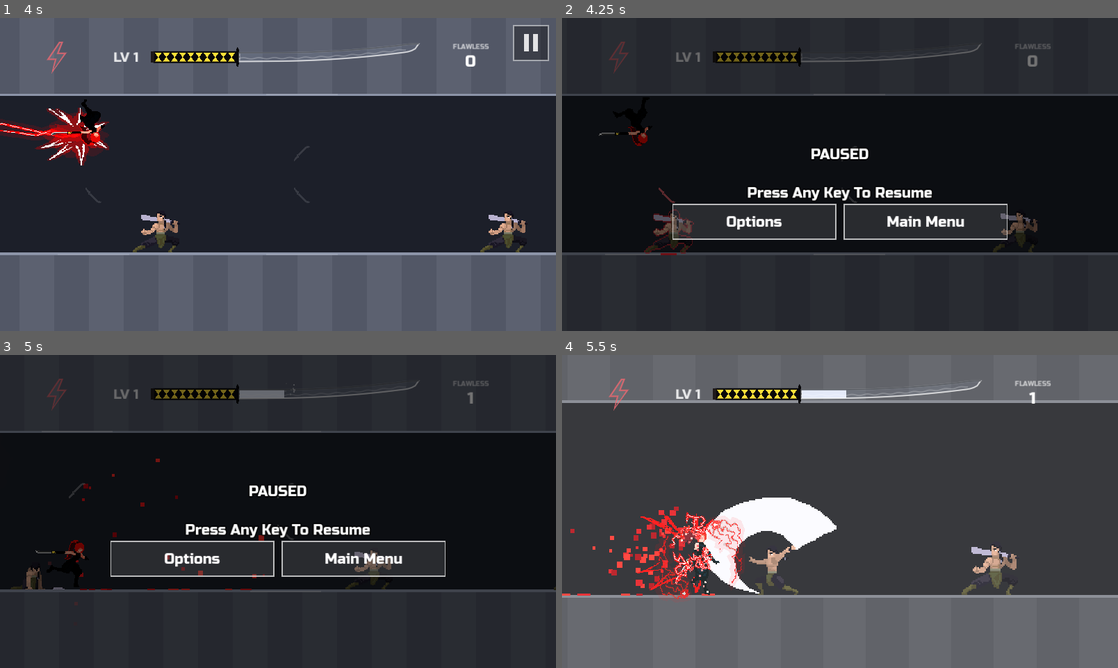
Above: before the commit, frames 1-4 (two rows, left to right).
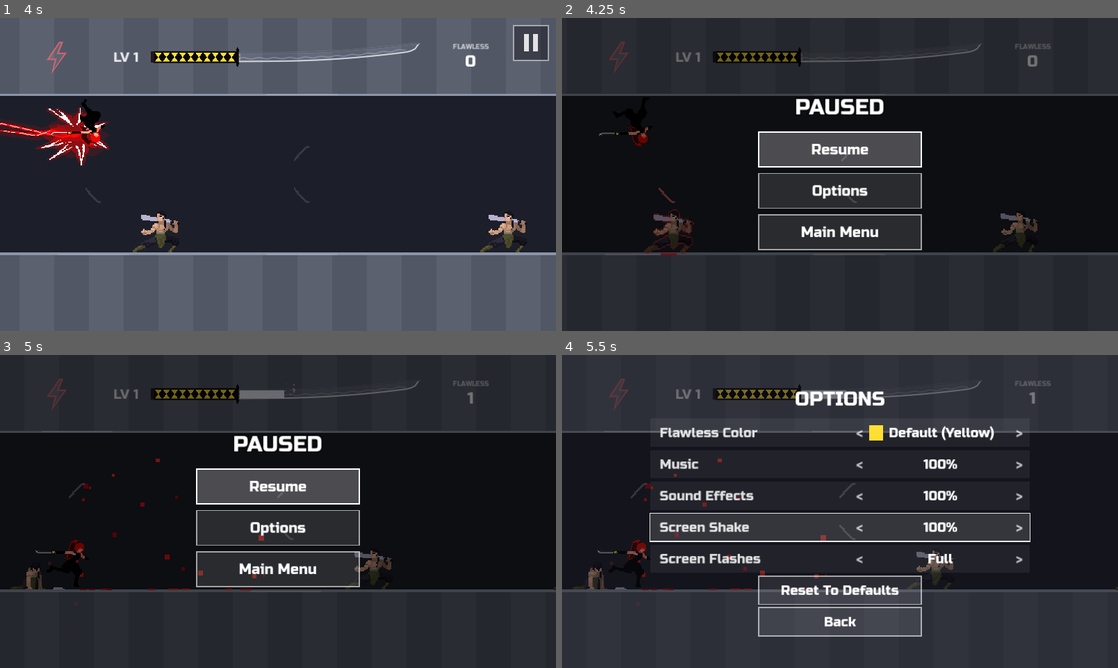
Above: after the commit, the same moments.

Repository: fredsbreads/game-off
Game: Godot game, scene res://scenes/main.tscn
The game is run twice, just before and just after one commit, with the same random seed, the same clock (stepped at 60 frames per second) and the same inputs. Sound files missing from this copy of the repository are replaced by a short silence.
Inputs (mouse positions are in pixels of both pictures, inside the frame that each line leads up to):
- Up to frame 1 (4 s): tap Enter at 0.5, 0.6, 3.05 s; move the mouse to (400, 158) at 0.52 s; hold Right 0.53-1.28 s; click (400, 158) at 0.67 s; tap Space at 0.77, 1.07, 1.52, 1.82, 2.3, 2.85, 3.02, 3.32, 3.77 s; tap Keypad Enter at 0.8, 1.35, 3.8 s; move the mouse to (166, 190) at 1.27 s; hold Down 1.28-2.03 s; click (166, 190) at 1.42 s; tap L at 1.55, 2.1 s; move the mouse to (333, 105) at 2.02 s; hold Right 2.03-2.78 s; click (333, 105) at 2.17 s; move the mouse to (250, 237) at 2.77 s; hold K (tp_forward) 2.78-3.53 s; click (250, 237) at 2.92 s; move the mouse to (444, 221) at 3.52 s; hold Left from 3.53 s (still down); hold J (tp_vertical) from 3.53 s (still down); click (444, 221) at 3.67 s
- Up to frame 2 (4.25 s): keep holding Left; keep holding J (tp_vertical); tap Space at 4.07 s; tap P (pause) at 4.15 s
- Up to frame 3 (5 s): keep holding Left; tap Enter at 4.25, 4.35 s; move the mouse to (111, 464) at 4.27 s; release J (tp_vertical) at 4.28 s; click (111, 464) at 4.42 s; tap Space at 4.52, 4.82 s; tap L at 4.55 s; tap Escape at 4.9 s
- Up to frame 4 (5.5 s): tap Enter at 5 s; move the mouse to (867, 511) at 5.02 s; release Left at 5.03 s; hold Down from 5.03 s (still down); tap Keypad Enter at 5.1 s; click (867, 511) at 5.17 s; tap Space at 5.3 s

Frame 1 is identical in both runs. In frame 2, 13% of the frame differs, in the area x 19-81%, y 25-75%; in frame 3, 13%; in frame 4, 68%, in the area x 0-100%, y 0-100%.

Commit message:
Pause screen: a column of Resume / Options / Main Menu; Up/Down pick, Left/Right press, opens on Resume

Diff:
--- a/scripts/hud.gd
+++ b/scripts/hud.gd
@@ -57,6 +57,12 @@
 var _menu_button: Control
 # The pause screen's "Main Menu" button (leaves the run for the title screen).
 var _pause_menu_button: Control
+# ...and "Resume". The pause screen's buttons stand in a column under
+# "PAUSED"; on a keyboard Up/Down pick one (Resume, each time it opens) and
+# Left/Right (or Enter/Space) press it.
+var _resume_button: Control
+var _pause_title: Label
+var _pause_sel := 0
 ## The title screen (main.gd passes it presses while it's open).
 var menu: MainMenu
 ## The power-up's auto-chain on screen (scripts/auto_overlay.gd).
@@ -115,7 +121,7 @@
 	_flip_button.mouse_filter = Control.MOUSE_FILTER_IGNORE
 	_flip_button.size = FLIP_BUTTON_SIZE
 	_flip_button.visible = false
-	_flip_button.draw.connect(_draw_flip_button)
+	_flip_button.draw.connect(_draw_pause_btn.bind(_flip_button, "Flip Screen"))
 
 	_message = _label(26, Vector2.ZERO)
 	_message.set_anchors_and_offsets_preset(Control.PRESET_FULL_RECT)
@@ -127,13 +133,23 @@
 	_options_button.mouse_filter = Control.MOUSE_FILTER_IGNORE
 	_options_button.size = FLIP_BUTTON_SIZE
 	_options_button.visible = false
-	_options_button.draw.connect(_draw_options_button)
+	_options_button.draw.connect(_draw_pause_btn.bind(_options_button, "Options"))
 	add_child(_options_button)
+	_resume_button = Control.new()
+	_resume_button.mouse_filter = Control.MOUSE_FILTER_IGNORE
+	_resume_button.size = FLIP_BUTTON_SIZE
+	_resume_button.visible = false
+	_resume_button.draw.connect(_draw_pause_btn.bind(_resume_button, "Resume"))
+	add_child(_resume_button)
+	_pause_title = _label(40, Vector2.ZERO)
+	_pause_title.text = "PAUSED"
+	_pause_title.horizontal_alignment = HORIZONTAL_ALIGNMENT_CENTER
+	_pause_title.visible = false
 	_pause_menu_button = Control.new()
 	_pause_menu_button.mouse_filter = Control.MOUSE_FILTER_IGNORE
 	_pause_menu_button.size = FLIP_BUTTON_SIZE
 	_pause_menu_button.visible = false
-	_pause_menu_button.draw.connect(_draw_pause_menu_button)
+	_pause_menu_button.draw.connect(_draw_pause_btn.bind(_pause_menu_button, "Main Menu"))
 	add_child(_pause_menu_button)
 	_menu_button = Control.new()
 	_menu_button.mouse_filter = Control.MOUSE_FILTER_IGNORE
@@ -190,18 +206,16 @@
 	_chain_bar_bg.position = Vector2(right - 200, 54)
 	_chain_bar.position = _chain_bar_bg.position
 	_pause_button.position = Vector2(right - PAUSE_BUTTON_SIZE - PAUSE_BUTTON_MARGIN, PAUSE_BUTTON_MARGIN)
-	# The pause screen's buttons, side by side under the message (so they fit
-	# on an upright phone too).
-	var shown: Array[Control] = []
-	for b in [_flip_button, _options_button, _pause_menu_button]:
-		if b.visible and _on_pause_screen:
-			shown.append(b)
-	var gap := 16.0
-	var row := shown.size() * FLIP_BUTTON_SIZE.x + maxf(shown.size() - 1, 0) * gap
-	var x := (view.x - row) / 2.0
+	# The pause screen's buttons: a column under "PAUSED".
+	var shown := pause_buttons()
+	var gap := 12.0
+	var col := shown.size() * FLIP_BUTTON_SIZE.y + maxf(shown.size() - 1, 0) * gap
+	var y := (view.y - col) / 2.0 + 30.0
+	_pause_title.position = Vector2(0, y - 70.0)
+	_pause_title.size.x = view.x
 	for b in shown:
-		b.position = Vector2(x, view.y * 0.5 + 55.0)
-		x += FLIP_BUTTON_SIZE.x + gap
+		b.position = Vector2((view.x - FLIP_BUTTON_SIZE.x) / 2.0, y)
+		y += FLIP_BUTTON_SIZE.y + gap
 	_menu_button.position = Vector2((view.x - FLIP_BUTTON_SIZE.x) / 2.0, view.y - FLIP_BUTTON_SIZE.y - 24.0)
 
 
@@ -228,6 +242,8 @@
 		_flip_button.visible = false
 		_options_button.visible = false
 		_pause_menu_button.visible = false
+		_resume_button.visible = false
+		_pause_title.visible = false
 	options.open()
 
 
@@ -361,16 +377,79 @@
 	_pause_can_flip = can_flip
 	_options_button.visible = paused
 	_pause_menu_button.visible = paused
+	_resume_button.visible = paused
+	_pause_title.visible = paused
 	if paused:
 		if not _on_pause_screen:   # (not again on coming back from Options)
 			_message_before_pause = _message.text
 			_message_visible_before_pause = _message.visible
-		_message.text = "PAUSED\n\n" + ("Tap To Resume" if is_touch() else "Press Any Key To Resume")
-		_message.visible = true
+			_pause_sel = 0   # Resume
+		_message.visible = false
 	else:
 		_message.text = _message_before_pause
 		_message.visible = _message_visible_before_pause
 	_on_pause_screen = paused
+	_redraw_pause_buttons()
+
+
+## The pause screen's buttons, top to bottom (those showing).
+func pause_buttons() -> Array[Control]:
+	var out: Array[Control] = []
+	for b in [_resume_button, _options_button, _flip_button, _pause_menu_button]:
+		if b.visible and _on_pause_screen:
+			out.append(b)
+	return out
+
+
+## Up/Down on the pause screen.
+func pause_move(dir: int) -> void:
+	var n := pause_buttons().size()
+	if n > 0:
+		_pause_sel = posmod(_pause_sel + dir, n)
+	_redraw_pause_buttons()
+
+
+## What the picked pause button does: "resume", "options", "flip" or "menu".
+func pause_selected() -> String:
+	var b := pause_buttons()
+	if b.is_empty():
+		return "resume"
+	return _pause_id(b[clampi(_pause_sel, 0, b.size() - 1)])
+
+
+## The pause button at a tap, or "".
+func pause_button_at(pos: Vector2) -> String:
+	if options.visible:
+		return ""
+	for b in pause_buttons():
+		if b.get_rect().grow(10.0).has_point(pos):
+			return _pause_id(b)
+	return ""
+
+
+func _pause_id(b: Control) -> String:
+	if b == _options_button: return "options"
+	if b == _flip_button: return "flip"
+	if b == _pause_menu_button: return "menu"
+	return "resume"
+
+
+func _redraw_pause_buttons() -> void:
+	for b in [_resume_button, _options_button, _flip_button, _pause_menu_button]:
+		b.queue_redraw()
+
+
+func _draw_pause_btn(b: Control, text: String) -> void:
+	var s := FLIP_BUTTON_SIZE
+	var list := pause_buttons()
+	# The keyboard's pick is lit (not on touch screens: there you just tap).
+	var picked := not is_touch() and list.find(b) == clampi(_pause_sel, 0, list.size() - 1)
+	b.draw_rect(Rect2(Vector2.ZERO, s), Color(1, 1, 1, 0.26 if picked else 0.12))
+	b.draw_rect(Rect2(Vector2.ZERO, s), Color(1, 1, 1, 1.0 if picked else 0.6), false, 3.0 if picked else 2.0)
+	var font := ThemeDB.fallback_font
+	var size := 26
+	var w := font.get_string_size(text, HORIZONTAL_ALIGNMENT_LEFT, -1, size).x
+	b.draw_string(font, Vector2((s.x - w) / 2.0, s.y / 2.0 + size * 0.35), text, HORIZONTAL_ALIGNMENT_LEFT, -1, size, Color.WHITE)
 
 
 func options_button_contains(pos: Vector2) -> bool:
@@ -381,41 +460,8 @@
 	return _pause_menu_button.visible and not options.visible and _pause_menu_button.get_rect().grow(10.0).has_point(pos)
 
 
-func _draw_pause_menu_button() -> void:
-	var s := FLIP_BUTTON_SIZE
-	_pause_menu_button.draw_rect(Rect2(Vector2.ZERO, s), Color(1, 1, 1, 0.12))
-	_pause_menu_button.draw_rect(Rect2(Vector2.ZERO, s), Color(1, 1, 1, 0.7), false, 2.0)
-	var font := ThemeDB.fallback_font
-	var text := "Main Menu"
-	var size := 26
-	var w := font.get_string_size(text, HORIZONTAL_ALIGNMENT_LEFT, -1, size).x
-	_pause_menu_button.draw_string(font, Vector2((s.x - w) / 2.0, s.y / 2.0 + size * 0.35), text, HORIZONTAL_ALIGNMENT_LEFT, -1, size, Color.WHITE)
-
-
-func _draw_options_button() -> void:
-	var s := FLIP_BUTTON_SIZE
-	_options_button.draw_rect(Rect2(Vector2.ZERO, s), Color(1, 1, 1, 0.12))
-	_options_button.draw_rect(Rect2(Vector2.ZERO, s), Color(1, 1, 1, 0.7), false, 2.0)
-	var font := ThemeDB.fallback_font
-	var text := "Options"
-	var size := 26
-	var w := font.get_string_size(text, HORIZONTAL_ALIGNMENT_LEFT, -1, size).x
-	_options_button.draw_string(font, Vector2((s.x - w) / 2.0, s.y / 2.0 + size * 0.35), text, HORIZONTAL_ALIGNMENT_LEFT, -1, size, Color.WHITE)
-
-
 func flip_button_contains(pos: Vector2) -> bool:
 	return _flip_button.visible and _flip_button.get_rect().grow(10.0).has_point(pos)
-
-
-func _draw_flip_button() -> void:
-	var s := FLIP_BUTTON_SIZE
-	_flip_button.draw_rect(Rect2(Vector2.ZERO, s), Color(1, 1, 1, 0.12))
-	_flip_button.draw_rect(Rect2(Vector2.ZERO, s), Color(1, 1, 1, 0.7), false, 2.0)
-	var font := ThemeDB.fallback_font
-	var text := "Flip Screen"
-	var size := 26
-	var w := font.get_string_size(text, HORIZONTAL_ALIGNMENT_LEFT, -1, size).x
-	_flip_button.draw_string(font, Vector2((s.x - w) / 2.0, s.y / 2.0 + size * 0.35), text, HORIZONTAL_ALIGNMENT_LEFT, -1, size, Color.WHITE)
 
 
 func _draw_pause_button() -> void:
--- a/scripts/main.gd
+++ b/scripts/main.gd
@@ -403,23 +403,33 @@
 		hud.open_options(state != State.READY)
 		return
 	if get_tree().paused:
-		# The "Flip screen" button (upright phones) turns the game 180 degrees.
-		var tap: bool = (event is InputEventScreenTouch or event is InputEventMouseButton) and event.pressed
-		if tap and hud.flip_button_contains(_screen_pos(event)):
-			get_viewport().set_input_as_handled()
-			JavaScriptBridge.eval("window.redFlashSetFlip(!window.redFlashFlip)", true)
-			return
-		if tap and hud.pause_menu_button_contains(_screen_pos(event)):
-			# Leave the run for the title screen.
-			get_viewport().set_input_as_handled()
-			get_tree().paused = false
-			get_tree().reload_current_scene.call_deferred()
-			return
-		# Any other key, click or tap resumes (it doesn't also teleport).
-		if _is_press(event):
-			get_viewport().set_input_as_handled()
-			if Time.get_ticks_msec() - _paused_at_msec >= RESUME_GUARD * 1000.0:
-				_set_paused(false)
+		# The pause screen: Resume / Options / (Flip Screen) / Main Menu. Keys:
+		# Up/Down pick, Left/Right (or Enter/Space) press; it opens on Resume,
+		# so pausing then Left or Right plays on at once. P / Esc resume too.
+		# A tap presses the button under it; a tap anywhere else resumes.
+		get_viewport().set_input_as_handled()
+		var pick := ""
+		if event is InputEventKey and event.pressed and not event.echo:
+			match event.physical_keycode:
+				KEY_UP, KEY_W: hud.pause_move(-1)
+				KEY_DOWN, KEY_S: hud.pause_move(1)
+				KEY_LEFT, KEY_RIGHT, KEY_A, KEY_D, KEY_ENTER, KEY_KP_ENTER, KEY_SPACE: pick = hud.pause_selected()
+				KEY_P, KEY_ESCAPE: pick = "resume"
+		elif (event is InputEventScreenTouch or event is InputEventMouseButton) and event.pressed:
+			pick = hud.pause_button_at(_screen_pos(event))
+			if pick == "":
+				pick = "resume"
+		match pick:
+			"resume":
+				if Time.get_ticks_msec() - _paused_at_msec >= RESUME_GUARD * 1000.0:
+					_set_paused(false)
+			"options":
+				hud.open_options(true)
+			"flip":   # (upright phones) turns the game 180 degrees
+				JavaScriptBridge.eval("window.redFlashSetFlip(!window.redFlashFlip)", true)
+			"menu":   # leave the run for the title screen
+				get_tree().paused = false
+				get_tree().reload_current_scene.call_deferred()
 		return
 	if Palette.CYCLE_KEY and event is InputEventKey and event.pressed and event.physical_keycode == KEY_C:
 		get_viewport().set_input_as_handled()
